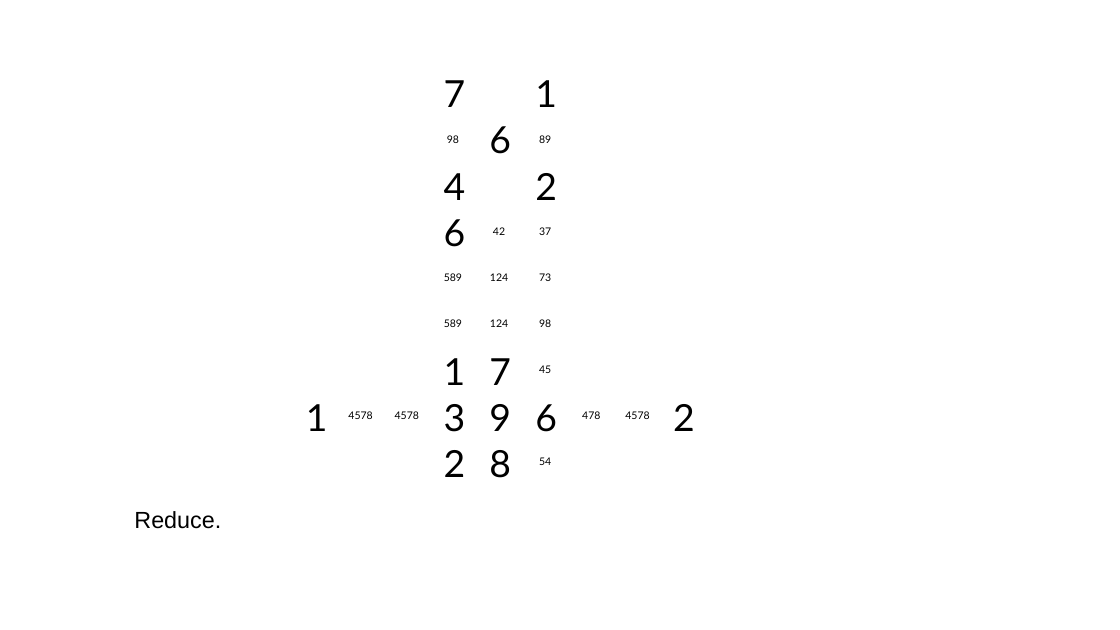
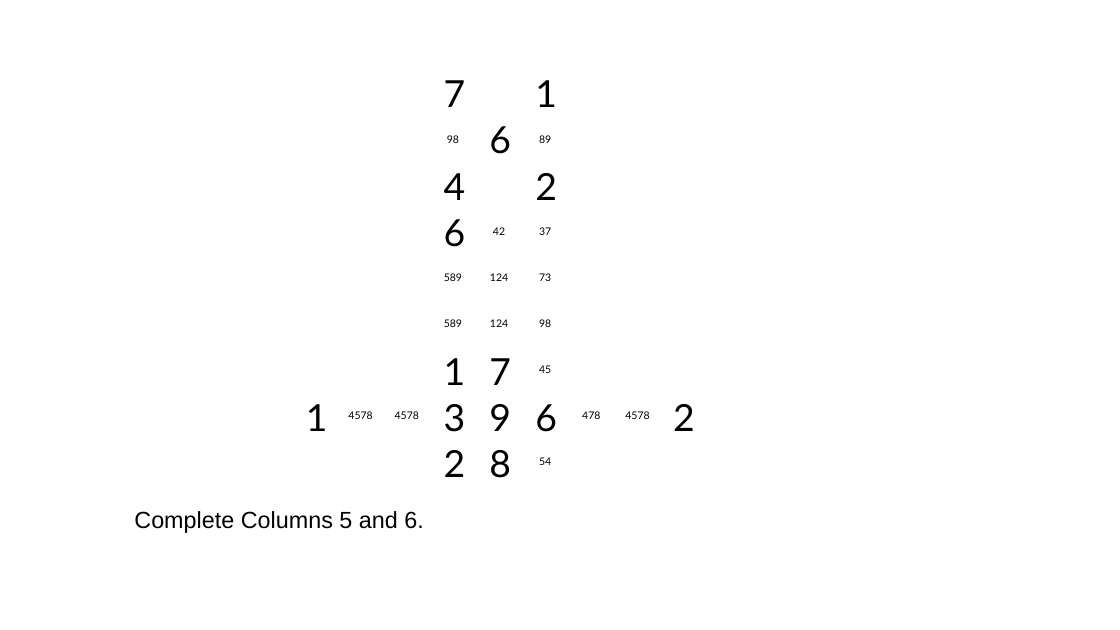
Before and after one commit to jhardis/WSJ_Number_Puzzles, a slide deck: slide 22 of 20260404_2.pptx. Drawn at 1120x630 pixels with LibreOffice and Linux fonts; fonts in the diff are those of the drawing; background and template pictures are left out. Boxes give left, top, right and bottom in pixels: in the first picture for what was removed or moved away, otherwise in the second. Text is boxed around its words. In the diff, an @@ line names an element or a change of style, - is before the commit and + after.

```diff
--- a/20260404_2.pptx
+++ b/20260404_2.pptx
@@ text at bbox=[134, 511, 423, 533]: text changed @@
-Reduce.
+Complete Columns 5 and 6.
```
Also in this commit, not shown: 12 other slides changed.
